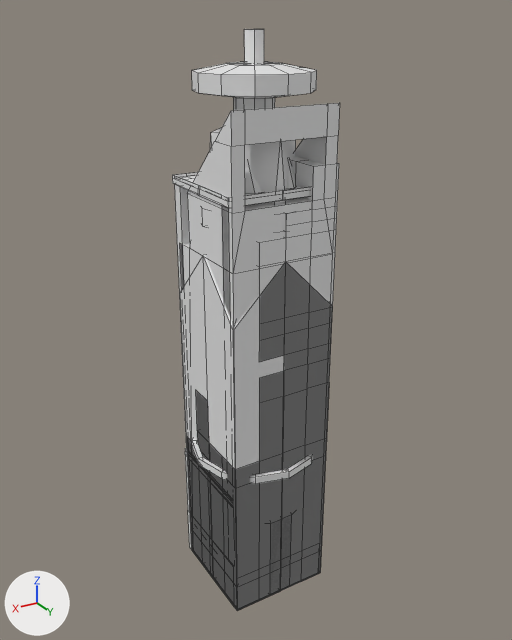
The Blender file Assets/Imported Assets/Skyscrapers.blend: old version first, new version second.
Both versions are drawn from a 50 mm lens placed at (6.1, 10.22, 10.7), pointed at (-0.09, -0.09, 5.54). Lighting does not change. The marker at lower left points along +X, +Y and +Z. Mesh edges are drawn as thin lines. The same objects are shown in both versions, whatever each file hides.

In view in the first picture: 'Building 2', 'Building 3', 'Building 5', 'Building 6', 'Building 7', 'Building 8'.
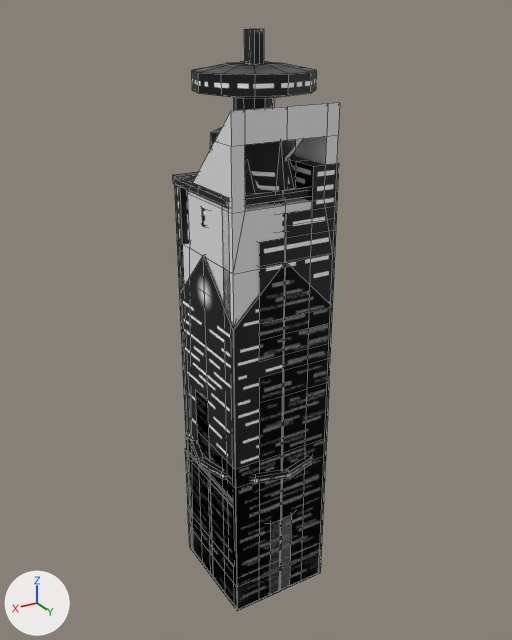
Edits to the bpy script that builds the scene:
```text
Add mat_building_7_texture:
    mat_building_7_texture = principled_material('Building 7 Texture')
    mat_building_7_texture.texture = img_building_7_texture
Add mat_building_6_texture:
    mat_building_6_texture = principled_material('Building 6 Texture')
    mat_building_6_texture.texture = img_building_6_texture
Change me_plane_012:
    where me_plane_012.from_pydata(...)  # 16 vertices, 18 faces; spans x -1.0..1.0, y -1.0..1.0, z 0.0..9.0
    me_plane_012 part 1: texture (UV) coordinates of 18 of 18 faces, centred in x -1.0..1.0, y -1.0..1.0, z 0.0..9.0, changed; they spanned u 0.0..0.0, v 0.0..0.0 and now span u 0.01..0.67, v 0.0..1.0
    add me_plane_012.materials.append(mat_building_8_texture)  # picture img_building_8_texture
Change me_grid:
    where me_grid.from_pydata(...)  # 192 vertices, 190 faces; spans x -1.0..1.0, y -1.0..1.0, z 0.0..8.5
    add me_grid.materials.append(mat_building_2_texture)  # picture img_building_2_texture
Change me_plane_006:
    remove me_plane_006.from_pydata(...)  # 53 vertices, 57 faces; spans x -1.0..1.0, y -1.0..1.0, z 0.0..10.5
    add me_plane_006.from_pydata(...)  # 27 vertices, 19 faces; spans x 0.0..1.0, y 0.0..1.0, z 0.0..10.5
    me_plane_006 part 5
    35 vertices are removed from x -1.0..1.0, y -1.0..1.0, z 0.0..10.5
    47 faces are deleted
    9 vertices are added at x 0.0..0.65, y 0.0..0.65, z 8.1..10.5
    9 new faces join them
    me_plane_006 part 6: 10 faces spanning x 0.0..1.0, y 0.0..1.0, z 0.0..8.7 switch from no material to mat_building_7_texture (picture img_building_7_texture)
Change me_plane_005:
    remove me_plane_005.from_pydata(...)  # 173 vertices, 198 faces, 18 loose edges; spans x -1.0..1.0, y -1.11..0.89, z 0.0..8.15
    add me_plane_005.from_pydata(...)  # 173 vertices, 184 faces, 30 loose edges; spans x -1.0..1.0, y -1.11..0.89, z 0.0..8.15
    me_plane_005 part 2: 184 faces spanning x -1.0..1.0, y -1.11..0.89, z 0.0..8.15 switch from no material to mat_building_6_texture (picture img_building_6_texture)
Change me_plane_004:
    where me_plane_004.from_pydata(...)  # 213 vertices, 225 faces; spans x -1.23..1.23, y -1.23..1.23, z 0.0..10.0
    me_plane_004 part 3: texture (UV) coordinates of 225 of 225 faces, centred in x -1.15..1.15, y -1.15..1.15, z 0.0..10.0, changed; they spanned u 0.0..0.8, v 0.0..0.8 and now span u 0.0..1.0, v 0.0..1.0
    add me_plane_004.materials.append(mat_building_5_texture)  # picture img_building_5_texture
Change me_plane_002:
    remove me_plane_002.from_pydata(...)  # 30 vertices, 34 faces; spans x -0.98..0.98, y -0.98..0.98, z 0.0..9.44
    add me_plane_002.from_pydata(...)  # 25 vertices, 22 faces; spans x 0.0..0.98, y -0.98..0.98, z 0.0..9.44
    me_plane_002 part 4
    13 vertices are removed from x -0.98..-0.75, y -0.98..0.98, z 0.0..9.44
    22 faces are deleted
    2 vertices move from x -0.98, y -0.98..0.98, z 0.0..6.96 to x 0.0, y -0.98..0.98, z 0.0..6.96
    3 vertices are added at (0.0, -0.98, 0.0), (0.0, 0.98, 6.96), (0.0, -0.58, 6.96)
    5 new vertices lie (-0.75, 0.0, 0.0) away from vertices in x 0.75, y -0.58..0.98, z 7.93..9.44
    10 new faces join them
Change ob_building_8:
    add _m = ob_building_8.modifiers.new('Mirror', 'MIRROR')
    add _m.use_axis = (False, False, False)
Change ob_building_7:
    add _m = ob_building_7.modifiers.new('Mirror', 'MIRROR')
    add _m.use_axis = (True, True, False)
    add _m.use_clip = True
Change ob_building_3:
    add _m = ob_building_3.modifiers.new('Mirror', 'MIRROR')
    add _m.use_clip = True
```

Changed parts and their boxes [x1, y1, x2, y2] in the pictures (512 x 640 px):
'Building 7', reshaped, modifiers changed
    both: [180, 29, 333, 610]
'Building 2', recoloured (grey to black)
    both: [187, 156, 339, 610]
'Building 3', reshaped, modifiers changed
    both: [180, 103, 340, 326]
'Building 5', recoloured, surface changed
    both: [192, 62, 317, 484]
'Building 8', recoloured, surface changed, modifiers changed (grey to black)
    both: [191, 127, 321, 611]
part 2 of me_plane_005, recoloured
    both: [172, 172, 309, 602]
part 4 of me_plane_002, cut back
    before: [183, 103, 340, 326]
    after: [183, 104, 328, 326]
part 5 of me_plane_006, cut back
    before: [180, 29, 333, 588]
    after: [244, 29, 294, 194]
part 6 of me_plane_006, recoloured (grey to black)
    both: [203, 168, 286, 610]
